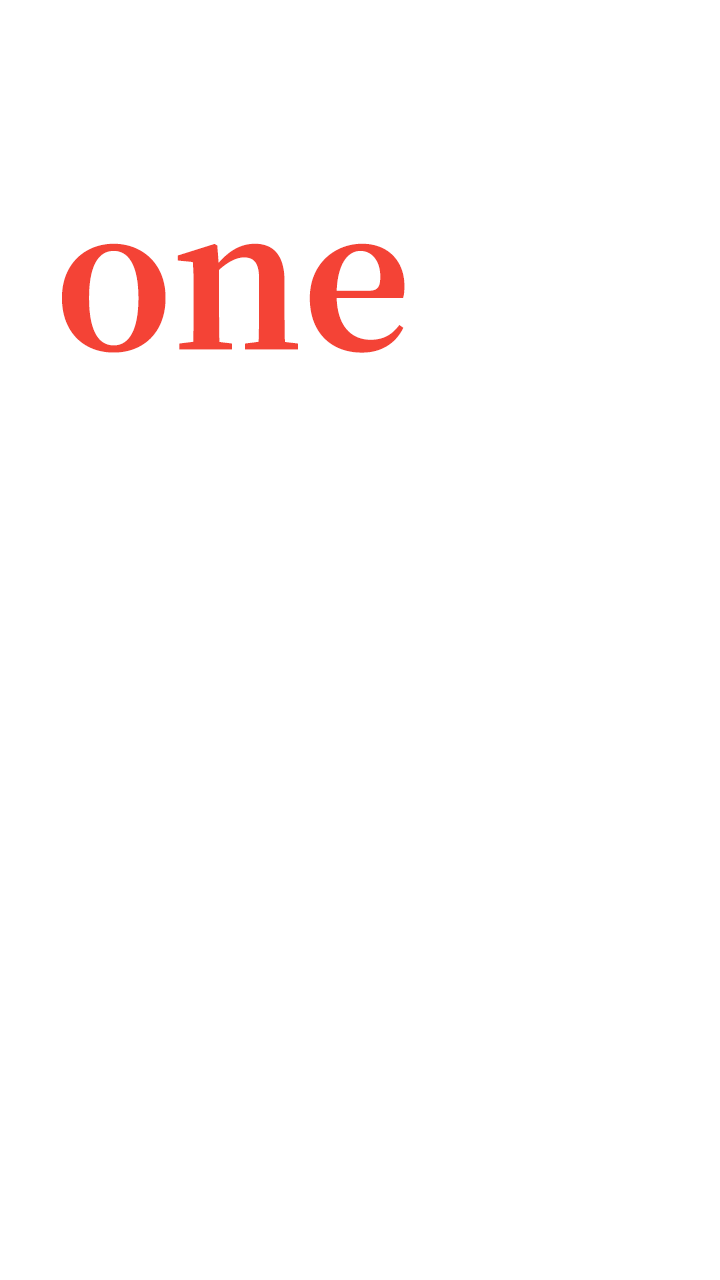
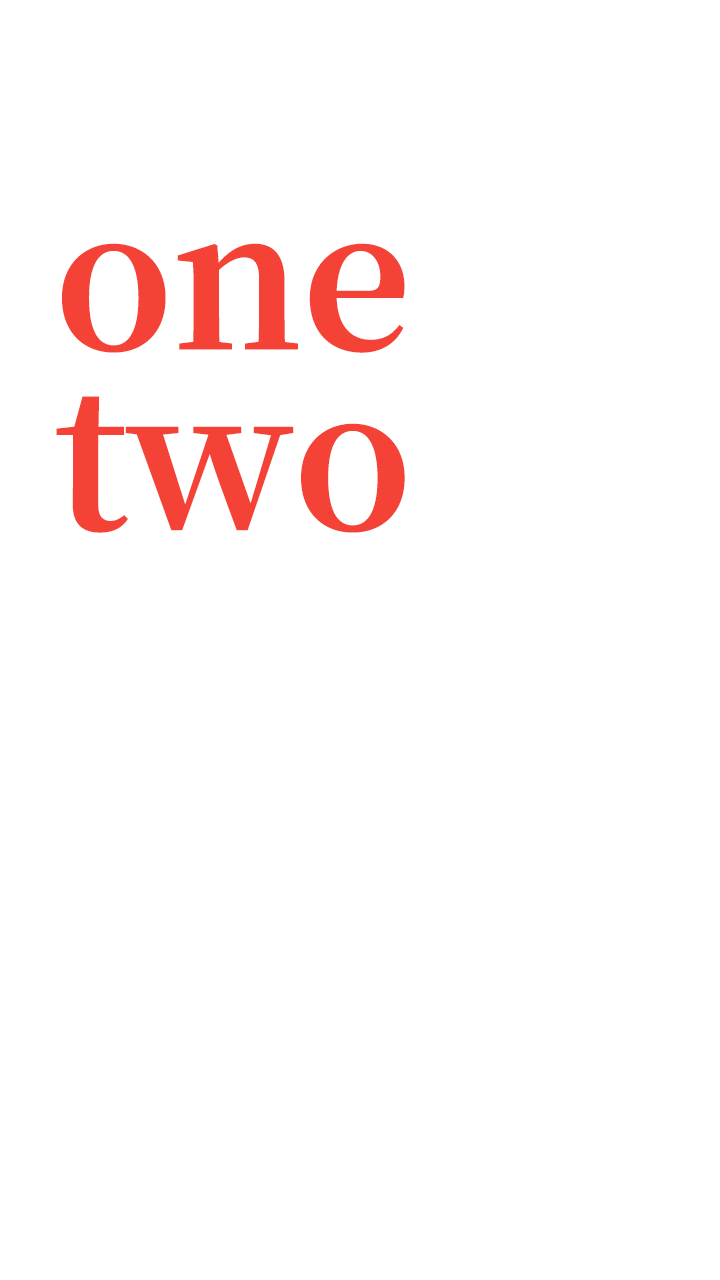
Revision of a layered 720x1280 image; what changed, layer by layer:
added layer "two" above "one" over [56, 396, 405, 533]
